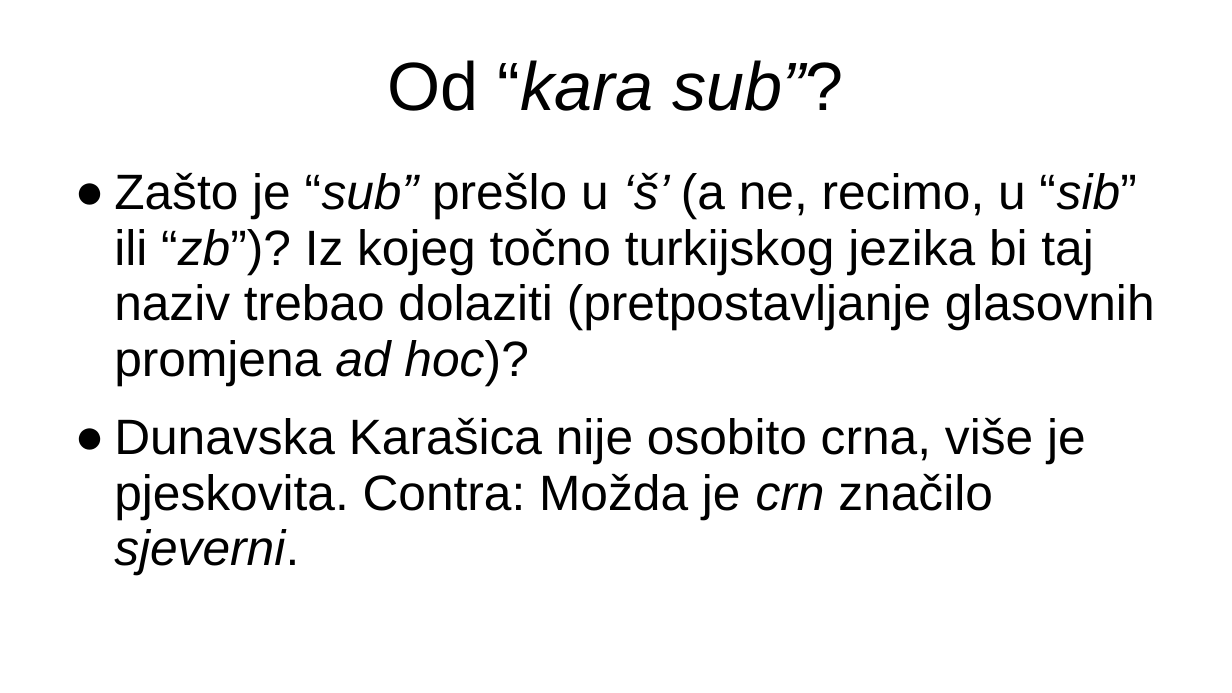
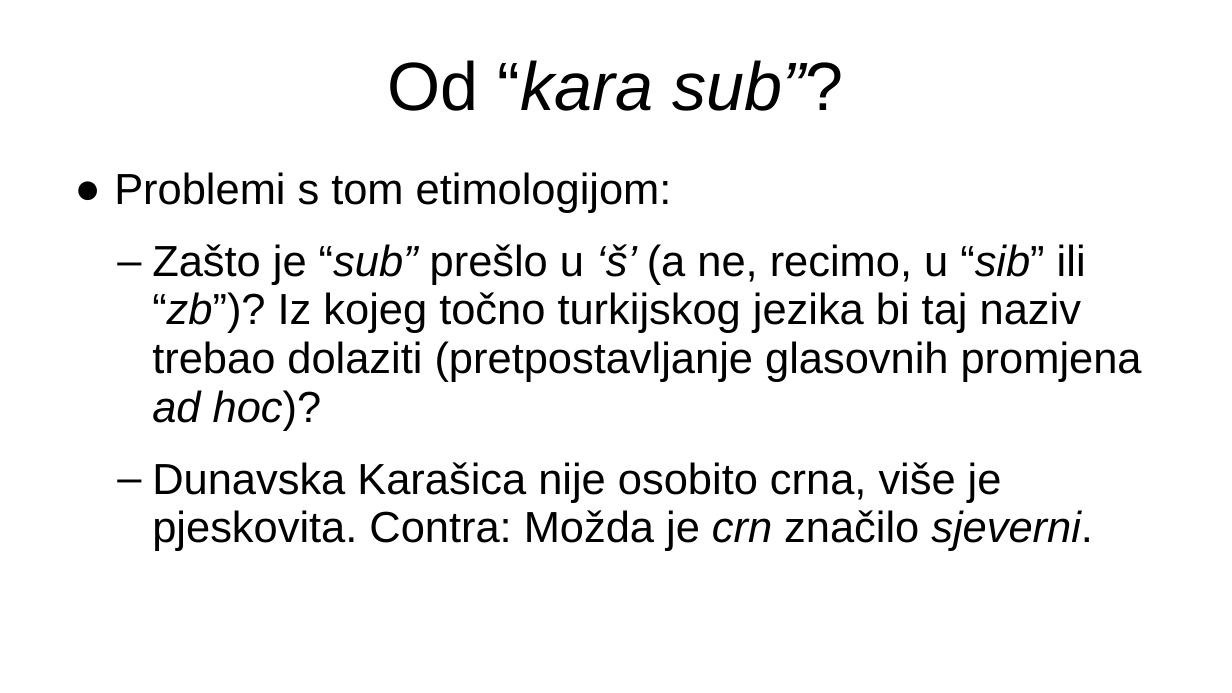
Before and after one commit to FlatAssembler/FlatAssembler.github.io, a slide deck: slide 6 of Karasica.ppt. Drawn at 1232x693 pixels with LibreOffice and Linux fonts; fonts in the diff are those of the drawing. Boxes give left, top, right and bottom in pixels: in the first picture for what was removed or moved away, otherwise in the second. Text is boxed around its words. In the diff, an @@ line names an element or a change of style, - is before the commit and + after.

```diff
--- a/Karasica.ppt
+++ b/Karasica.ppt
@@ text at [114,172,672,213]: paragraph added @@
+● Problemi s tom etimologijom:
@@ text at [152,244,1142,551]: size 32 to 28 pt in "Zašto je “sub” prešlo u ‘š’ (a ...", "Dunavska Karašica nije osobito crna, više je ..."; bullet ● to –; list level 1 to 2 in "Zašto je “sub” prešlo u ..."; list level 1 to 2 in "Dunavska Karašica nije osobito crna, ..." @@
```
Also in this commit, not shown: 4 other slides changed.
